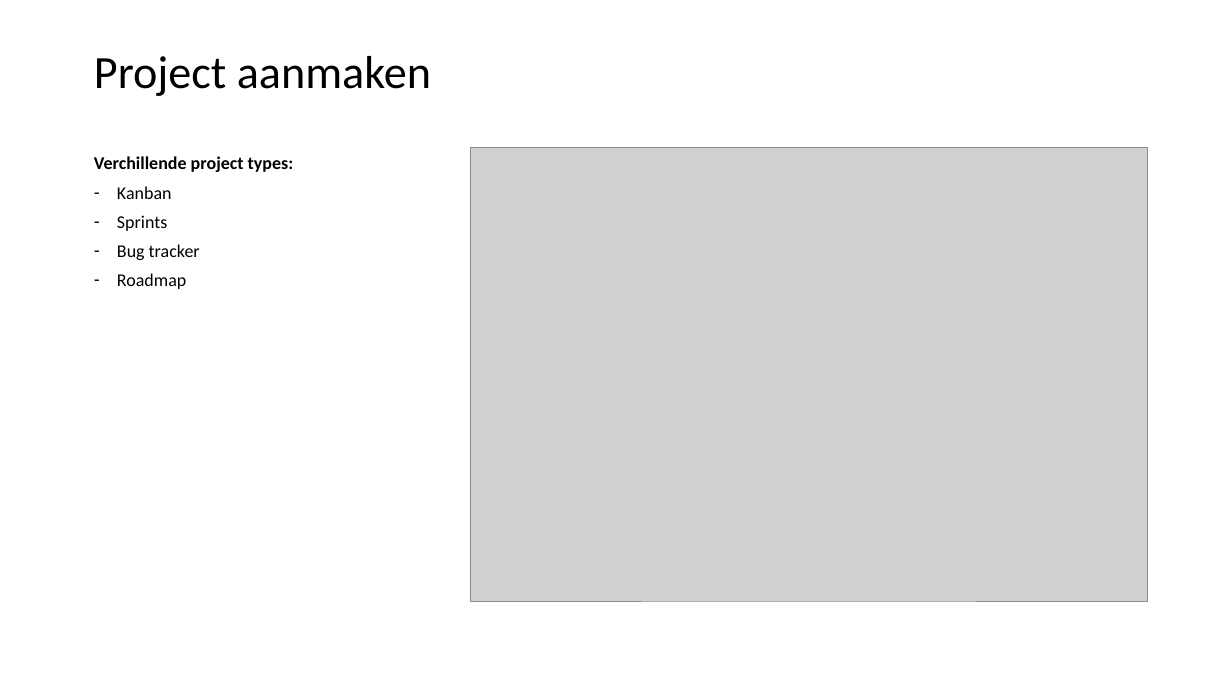
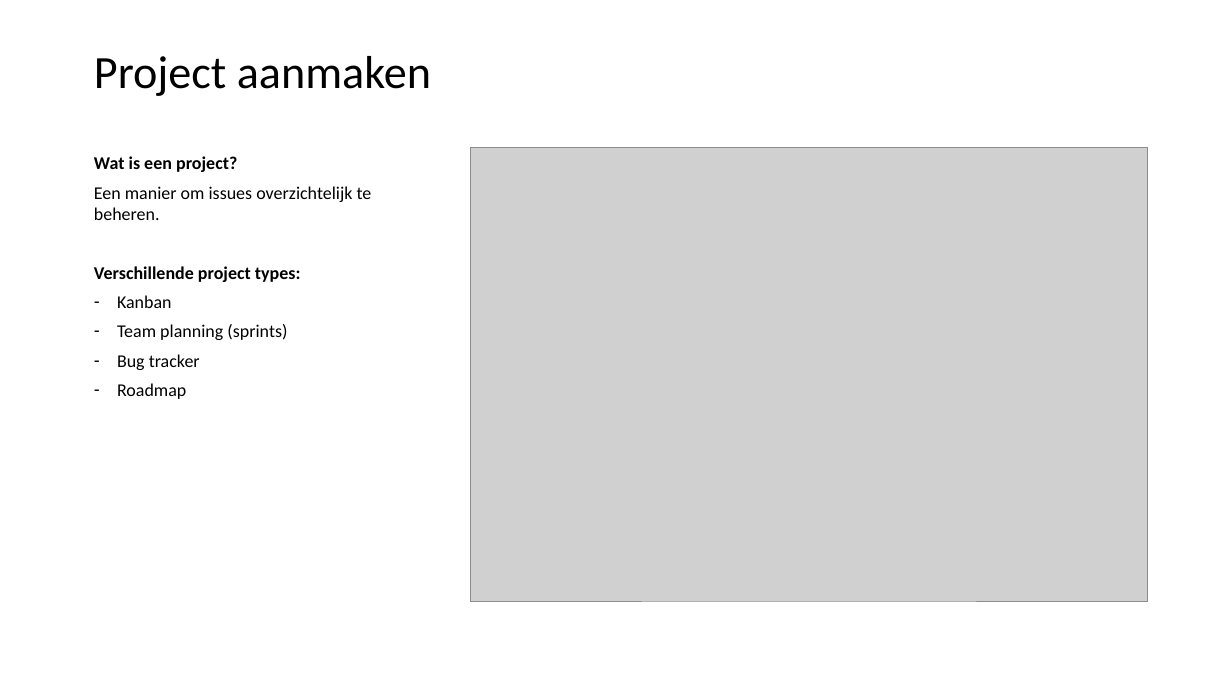
Before and after one commit to LFKoning/knowledge-sharing, a slide deck: slide 39 of git_course/2_collaboration/git_collaboration.pptx (slide 37 before the commit). Drawn at 1232x693 pixels with LibreOffice and Linux fonts; fonts in the diff are those of the drawing; grey boxes stand for pictures. Boxes give left, top, right and bottom in pixels: in the first picture for what was removed or moved away, otherwise in the second. Text is boxed around its words. In the diff, an @@ line names an element or a change of style, - is before the commit and + after.

```diff
--- a/git_course/2_collaboration/git_collaboration.pptx
+++ b/git_course/2_collaboration/git_collaboration.pptx
@@ text at <box>94,156,372,282</box>: text changed @@
-Verchillende project types:
+Wat is een project?
+Een manier om issues overzichtelijk te beheren.
+Verschillende project types:
@@ text at <box>117,324,287,340</box>: text changed @@
-– Sprints
+– Team planning (sprints)
```
Also in this commit, not shown: 8 other slides changed, 1 slide added, 1 slide removed, 1 other file.
